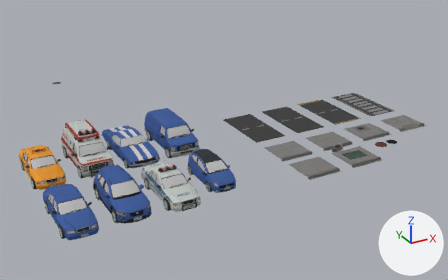
Two versions of the glTF model public/boxCross.glb, one commit apart.
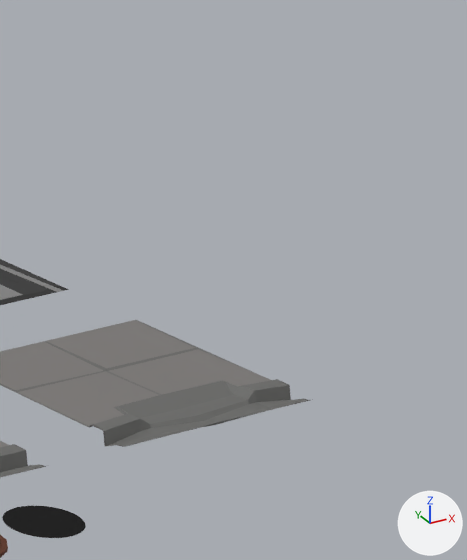
The first picture shows the older version from a camera (50 mm lens) standing at (-24.8, -108.3, 35.7) and looking at (17.7, -31.0, -3.0). The close-ups show both versions on the part from 86% to 100% of the width and 26% to 52% of the height of that picture; other places that the commit changed are outside them. Arrows for +X, +Y and +Z are at lower right; the lights stay in place. Where no turn or scale is listed for an object, it has been applied to the vertices.

The first close-up shows 'manhole-patch', 'pavement-dip', 'pavement-grate', 'road-crossing'.
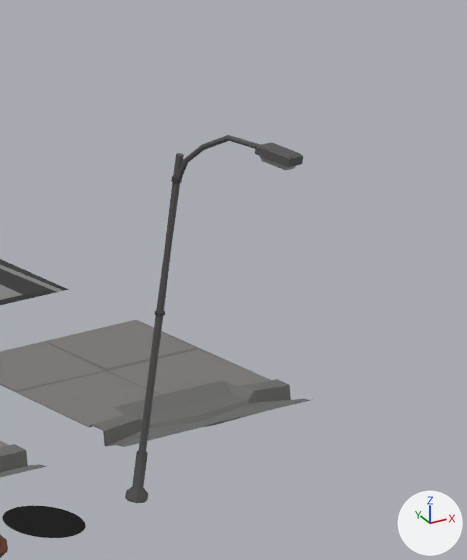
Edits to the bpy script that builds the scene:
```text
Add me_mesh_037:
    me_mesh_037.from_pydata(...)  # 183 vertices, 348 faces; spans x -0.21..0.21, y -2.77..0.21, z 0.0..7.78
    me_mesh_037.materials.append(mat_main)  # picture img_polygoncity_texture_01_a
Add ob_street_light:
    ob_street_light = bpy.data.objects.new('street-light', me_mesh_037)
    ob_street_light.location = (37.29, -49.04, 0.0)
```

Boxes (x1, y1, x2, y2) around the edits, measured in the close-ups (467 x 560 px):
'street-light', added
    after: (125, 135, 303, 503)
